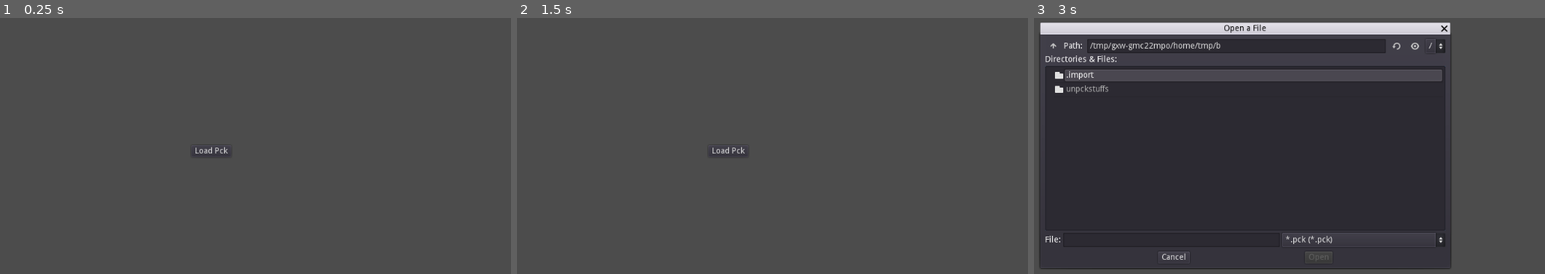
Above: before the commit, frames 1-3 (left to right).
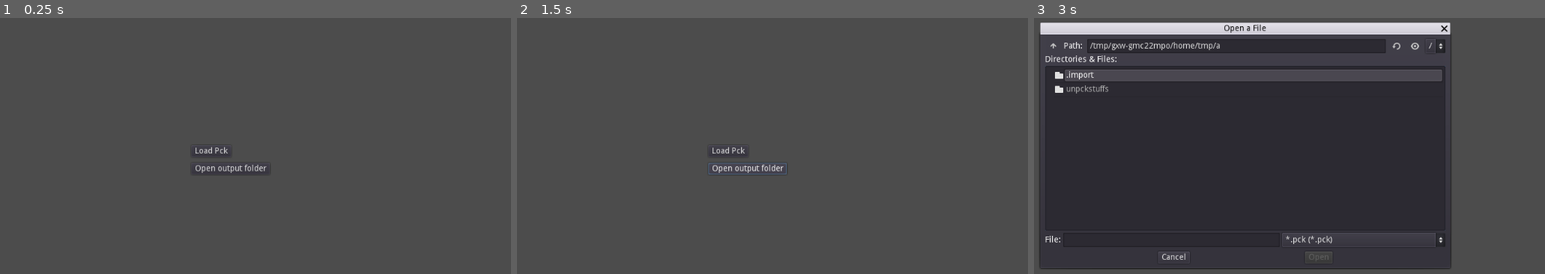
Above: after the commit, the same moments.

Repository: leandrodreamer/unpck
Game: Godot game, scene res://unpckstuffs/main.tscn
Two runs of this game, one before a commit and one after it. Both use one fixed random seed, a clock stepped at 60 frames per second and the inputs below.
Inputs (mouse positions are in pixels of both pictures, inside the frame that each line leads up to):
- Up to frame 1 (0.25 s): no input
- Up to frame 2 (1.5 s): click (746, 169) at 0.5 s, where only the run after the commit has a clickable "Open output folder"; click (746, 169) at 1.25 s, where only the run after the commit has a clickable "Open output folder"
- Up to frame 3 (3 s): click (1263, 169) at 2 s, where only the run after the commit has a clickable "Open output folder"; click "Load Pck" at 2.75 s

The runs differ from the first frame. In frame 1, 0.2% of the frame differs, in the area x 38-53%, y 57-61%; in frame 2, 0.3%, in the area x 37-53%, y 56-62%; in frame 3, less than 0.1%.

Commit message:
bug fix
it didn't work after the first use in a single runtime

Diff:
--- a/unpckstuffs/main.gd
+++ b/unpckstuffs/main.gd
@@ -15,6 +15,16 @@
 	button.rect_position = Vector2(478,290)
 	button.rect_size = Vector2(68,20)
 	button.connect("button_up",self,"loadbutton")
+	var button2 = Button.new()
+	add_child(button2)
+	button2.text = "Open output folder"
+	button2.anchor_bottom = 0.5
+	button2.anchor_top = 0.5
+	button2.anchor_left = 0.5
+	button2.anchor_right = 0.5
+	button2.rect_position = Vector2(478,320)
+	button2.rect_size = Vector2(68,20)
+	button2.connect("button_up",self,"output_button")
 	filedi = FileDialog.new()
 	add_child(filedi)
 	filedi.anchor_bottom = 0.5
@@ -29,6 +39,8 @@
 	filedi.connect("file_selected",self,"_on_FileDialog_file_selected")
 func loadbutton():
 	filedi.popup_centered()
+func output_button():
+	OS.shell_open(OS.get_user_data_dir())
 func _on_FileDialog_file_selected(path):
 	ProjectSettings.load_resource_pack(path)
 	while dirs.size() != 0:
@@ -37,6 +49,7 @@
 		dirs.remove(0)
 	OS.shell_open(OS.get_user_data_dir())
 	filedi.hide()
+	dirs = ["res://"]
 func extract(path):
 	var formpath = path
 	formpath.erase(0,3)
